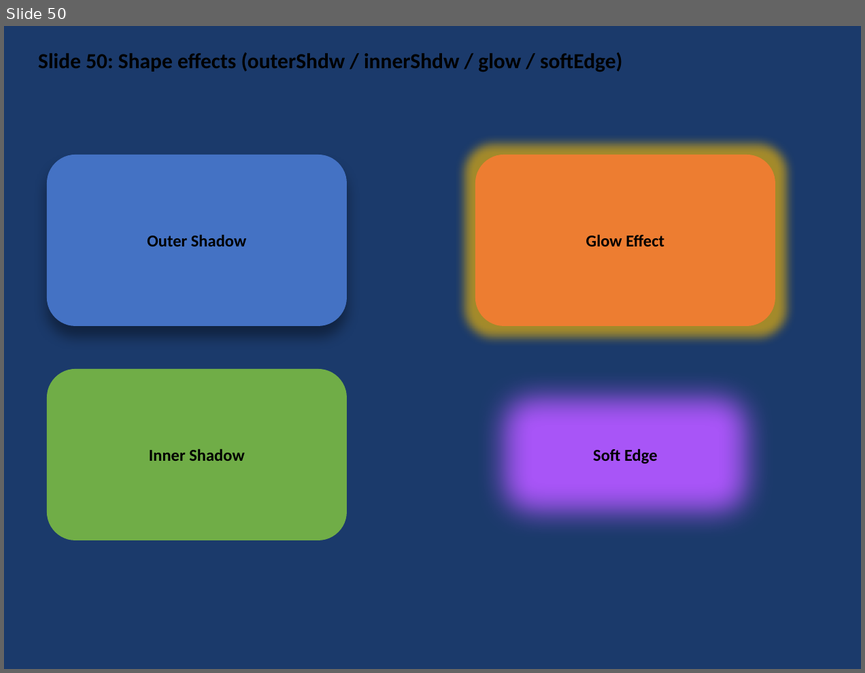
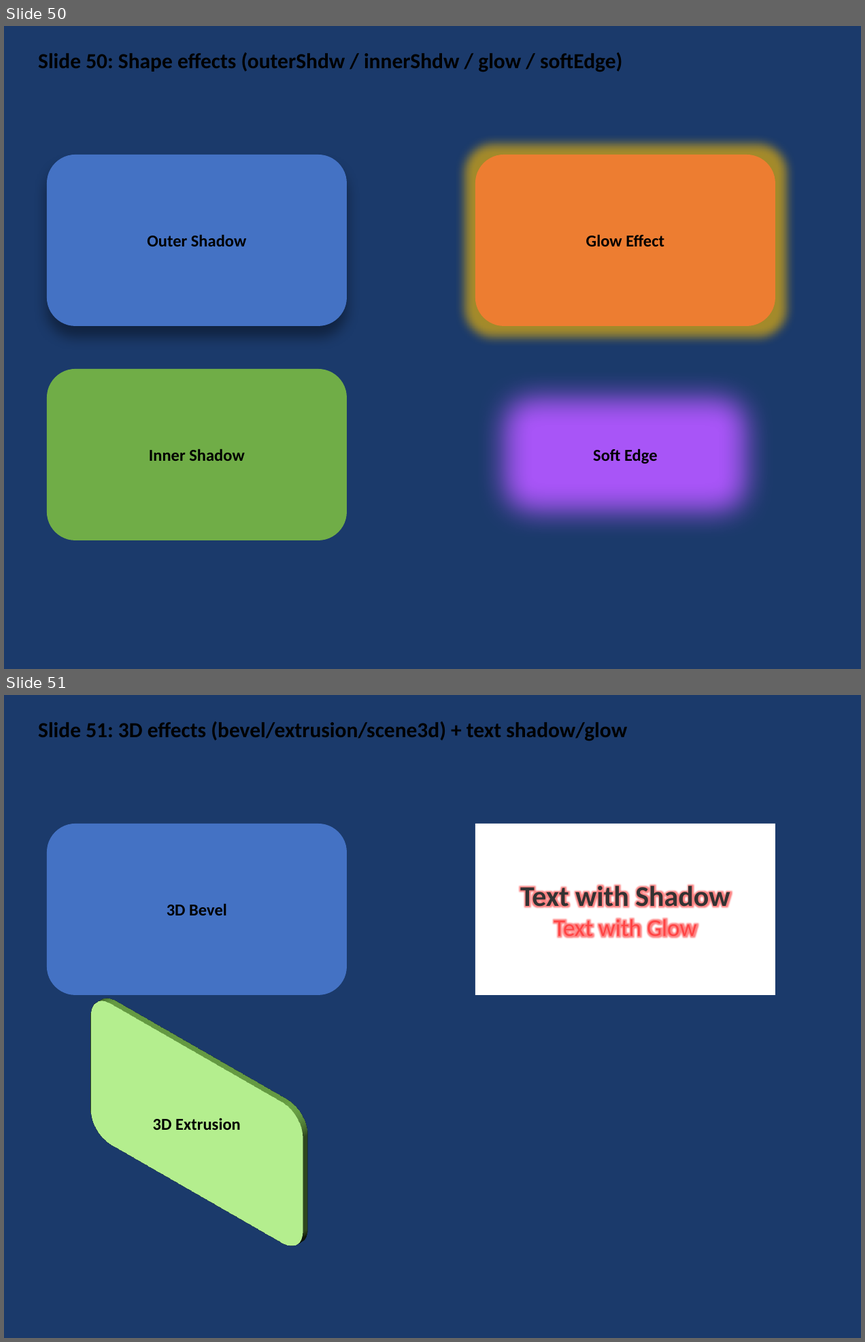
Before and after one commit to t-ujiie-g/pptx-svg, a slide deck: test_fixtures/test_features.pptx. Shown one above the other, each under a label of ours: slide 50 before the commit, slides 50 and 51 after it. The pictures are 865x673 and 865x1342 pixels, drawn with LibreOffice and Linux fonts; fonts in the diff are those of the drawing. Boxes give left, top, right and bottom in pixels: in the first picture for what was removed or moved away, otherwise in the second. Text is boxed around its words. In the diff, an @@ line names an element or a change of style, - is before the commit and + after.

```diff
--- a/test_fixtures/test_features.pptx
+++ b/test_fixtures/test_features.pptx
@@ slide 51 added at [4,695,861,1338], background #1B3A6B @@
@@ text added at [38,722,627,741], 18 pt, text #000000, bold @@
+Slide 51: 3D effects (bevel/extrusion/scene3d) + text shadow/glow
@@ rounded rectangle added at [47,824,347,995], fill #4472C4, 14 pt, text #000000, bold @@
+3D Bevel
@@ rectangle added at [475,824,775,995], fill #FFFFFF, 24 pt, text #333333, bold @@
+Text with Shadow
+Text with Glow
@@ text added at [153,1118,241,1130], 14 pt, text #000000, bold @@
+3D Extrusion
```
Also in this commit, not shown: 13 other files.
